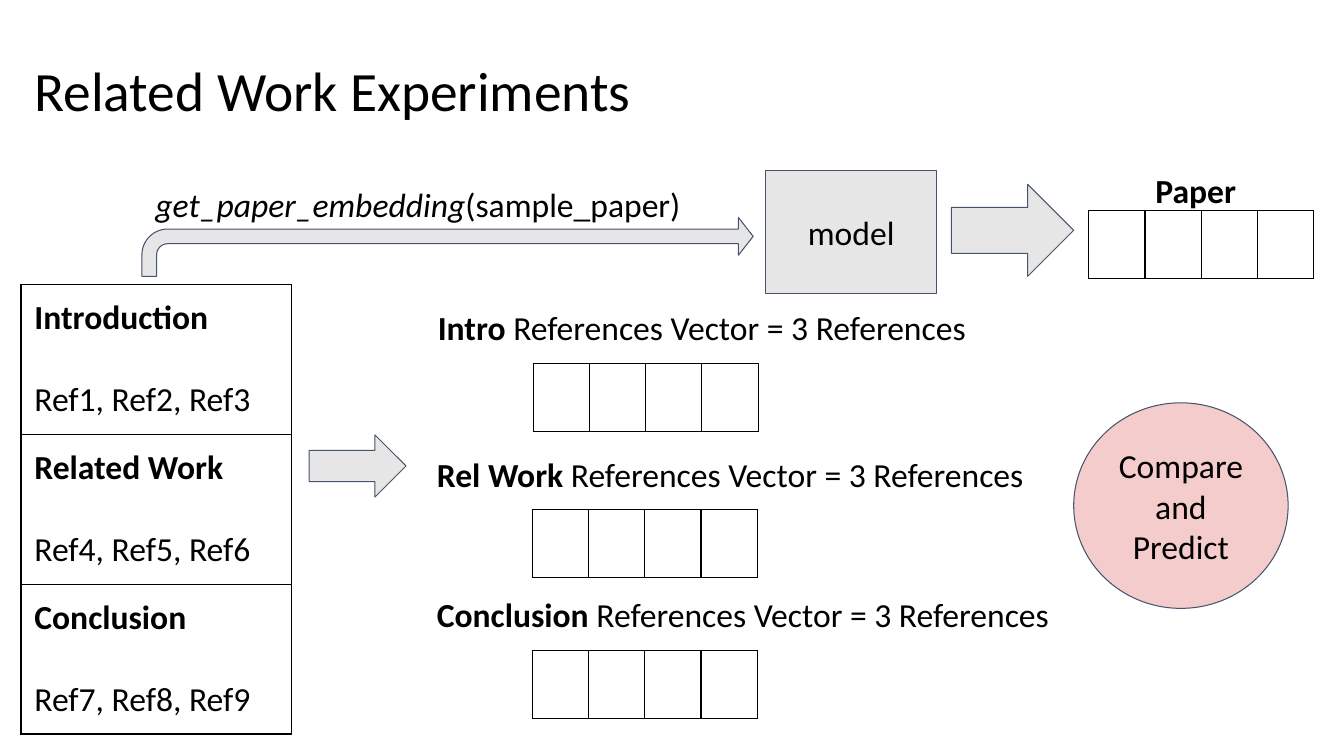
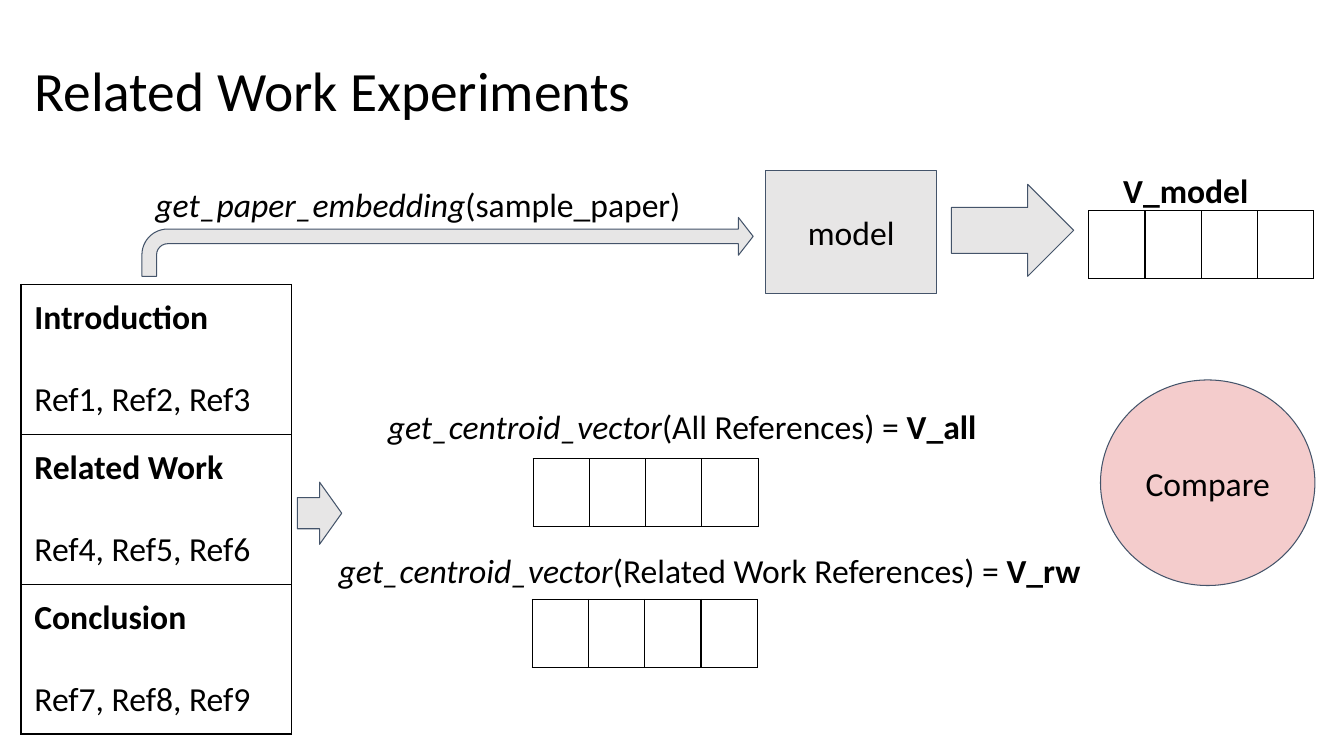
Before and after one commit to kwchurch/JSALT_Better_Together, a slide deck: slide 20 of slides/final_presentation_draft/Experiments/Related_Work_Hypothesis_final.pptx. Drawn at 1344x756 pixels with LibreOffice and Linux fonts; fonts in the diff are those of the drawing. Boxes give left, top, right and bottom in pixels: in the first picture for what was removed or moved away, otherwise in the second. Text is boxed around its words. In the diff, an @@ line names an element or a change of style, - is before the commit and + after.

```diff
--- a/slides/final_presentation_draft/Experiments/Related_Work_Hypothesis_final.pptx
+++ b/slides/final_presentation_draft/Experiments/Related_Work_Hypothesis_final.pptx
@@ text at (x1=1123, y1=179, x2=1248, y2=211): text changed @@
-Paper
+V_model
@@ ellipse "Compare" moved from (x1=1074, y1=403, x2=1289, y2=609) to (x1=1101, y1=380, x2=1316, y2=586) @@
@@ text at (x1=388, y1=414, x2=977, y2=445): text changed @@
-Intro References Vector = 3 References
+get_centroid_vector(All References) = V_all
@@ table moved from (x1=533, y1=364, x2=759, y2=432) to (x1=533, y1=459, x2=759, y2=526) @@
@@ text in ellipse at (x1=1146, y1=474, x2=1270, y2=502): text changed @@
-Compare and Predict
+Compare
@@ right arrow resized from (x1=310, y1=435, x2=406, y2=497) to (x1=297, y1=482, x2=342, y2=544) @@
@@ text at (x1=339, y1=558, x2=1081, y2=589): text changed @@
-Rel Work References Vector = 3 References
+get_centroid_vector(Related Work References) = V_rw
@@ text removed at (x1=437, y1=603, x2=1049, y2=628) @@
-Conclusion References Vector = 3 References
@@ table moved from (x1=532, y1=510, x2=758, y2=578) to (x1=532, y1=600, x2=758, y2=667) @@
@@ table removed at (x1=532, y1=650, x2=758, y2=718), 1 rows, 4 columns @@
- |  |  | 
```
Also in this commit, not shown: 7 other slides changed, 1 slide added.
